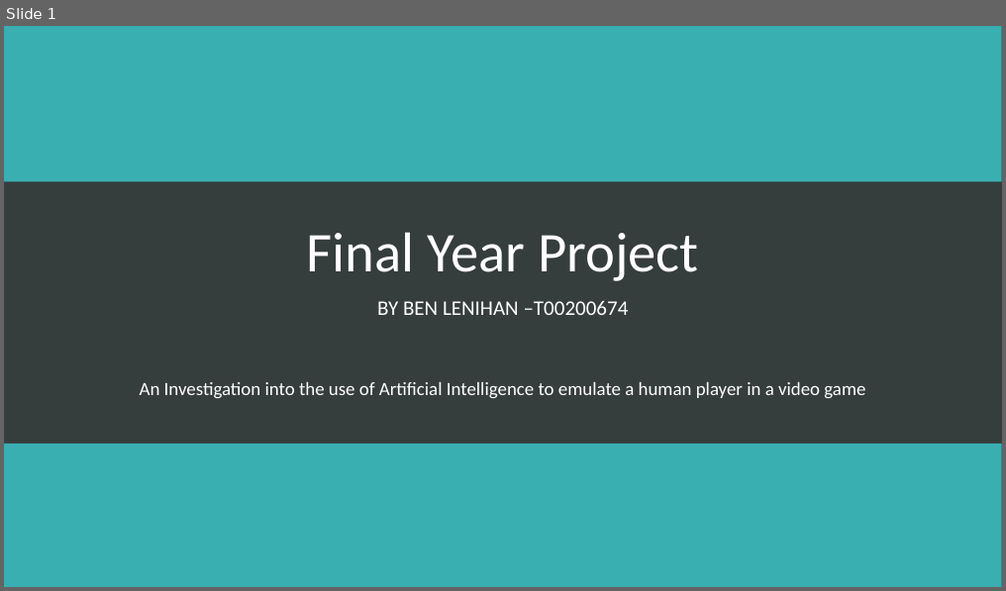
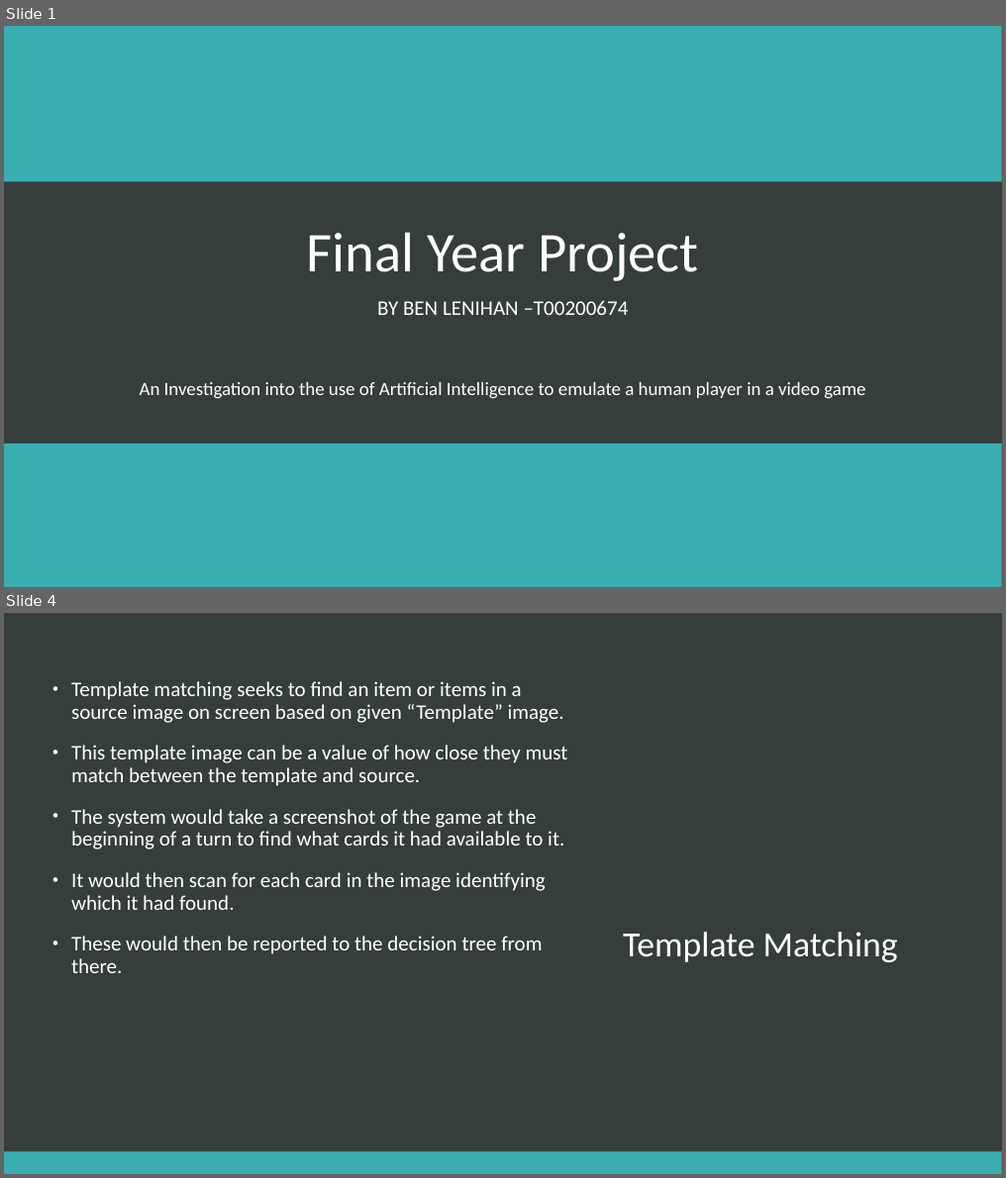
Before and after one commit to SpartanC322/FinalYearProject, a slide deck: Final Year Project.pptm. Shown one above the other, each under a label of ours: slide 1 before the commit, slides 1 and 4 after it; the slides between them are not shown. The pictures are 1006x591 and 1006x1178 pixels, drawn with LibreOffice and Linux fonts; fonts in the diff are those of the drawing. Boxes give left, top, right and bottom in pixels: in the first picture for what was removed or moved away, otherwise in the second. Text is boxed around its words. In the diff, an @@ line names an element or a change of style, - is before the commit and + after.

```diff
--- a/Final Year Project.pptm
+++ b/Final Year Project.pptm
@@ slide 4 added at (4, 613, 1002, 1174), background #363D3D @@
@@ text added at (71, 681, 568, 973), 20 pt, text #FFFFFF @@
+• Template matching seeks to find an item or items in a source image on screen based on given “Template” image.
+• This template image can be a value of how close they must match between the template and source.
+• The system would take a screenshot of the game at the beginning of a turn to find what cards it had available to it.
+• It would then scan for each card in the image identifying which it had found.
+• These would then be reported to the decision tree from there.
@@ title added at (623, 932, 898, 962), 34 pt, text #FFFFFF @@
+Template Matching
@@ rectangle added at (4, 1152, 1002, 1174), fill #3AAFB2 @@
```
Also in this commit, not shown: 3 other slides added, 1 slide removed.
